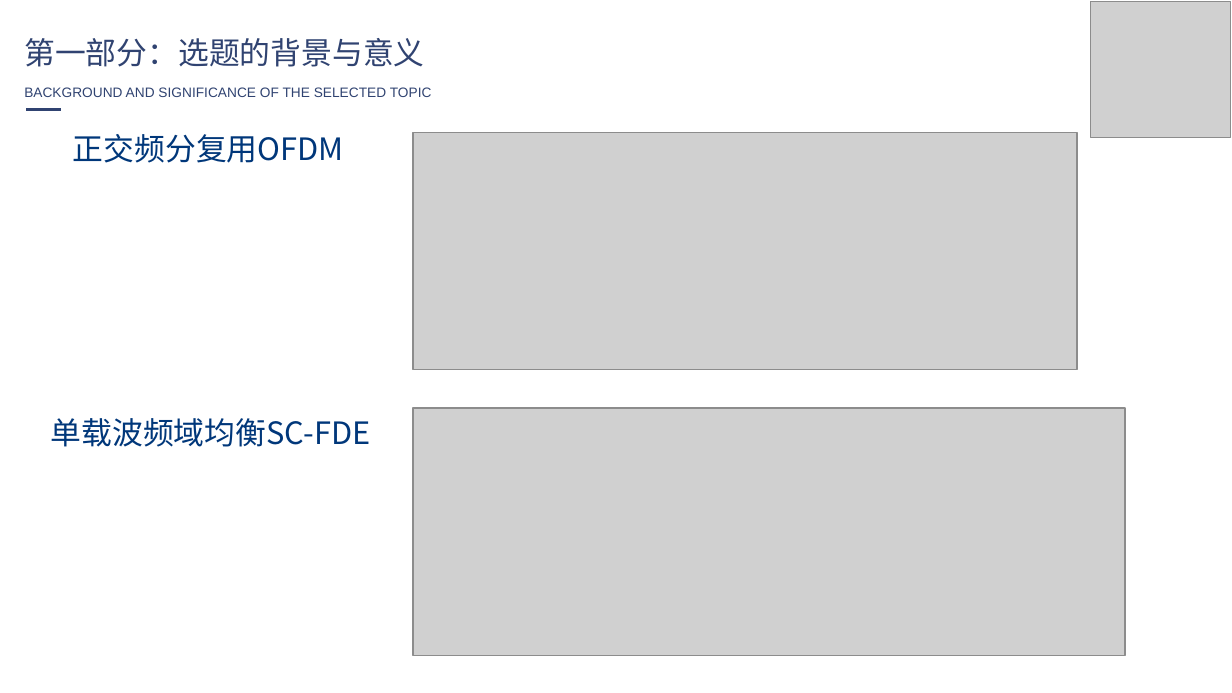
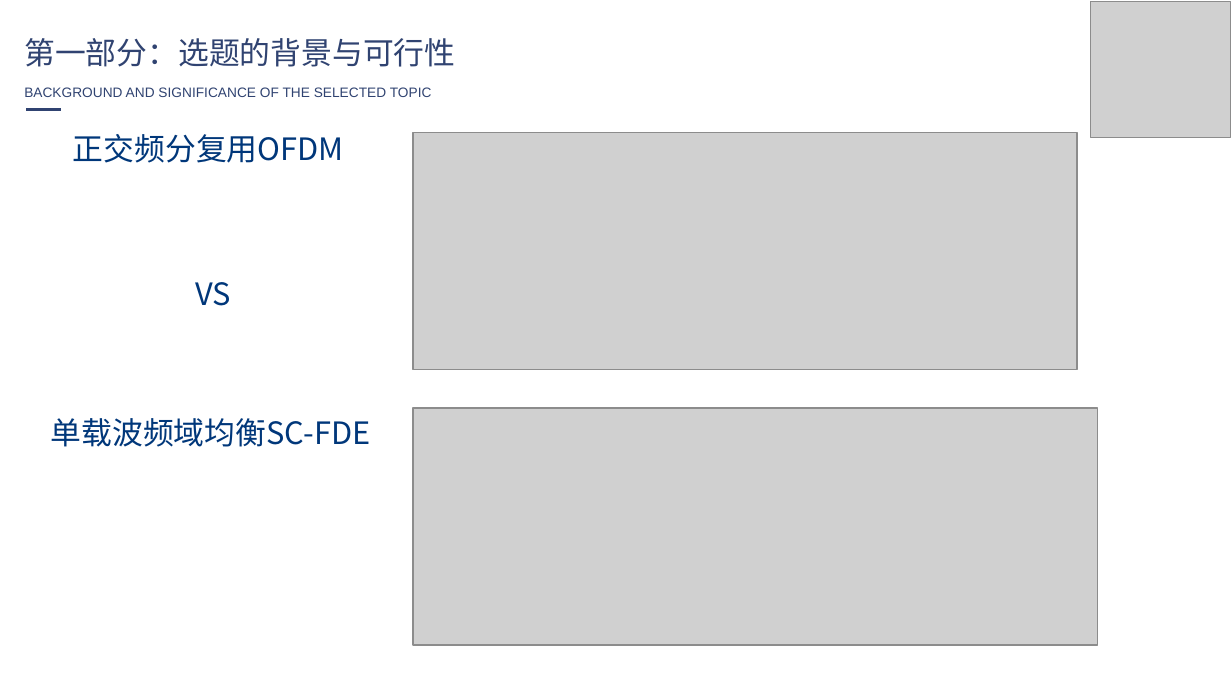
Before and after one commit to yxm785872911/paper, a slide deck: slide 5 of 答辩ppt初稿.pptx. Drawn at 1232x693 pixels with LibreOffice and Linux fonts; fonts in the diff are those of the drawing; grey boxes stand for pictures. Boxes give left, top, right and bottom in pixels: in the first picture for what was removed or moved away, otherwise in the second. Text is boxed around its words. In the diff, an @@ line names an element or a change of style, - is before the commit and + after.

```diff
--- a/答辩ppt初稿.pptx
+++ b/答辩ppt初稿.pptx
@@ text at (24, 38, 455, 67): text changed @@
-第一部分：选题的背景与意义
+第一部分：选题的背景与可行性
@@ text added at (195, 282, 231, 306), 18 pt, text #00377A @@
+VS
@@ picture: place and size @@
-picture at (413, 408, 1125, 655)
+picture at (413, 408, 1098, 644)
```
Also in this commit, not shown: 6 other slides changed, 4 slides added, 3 other files.
